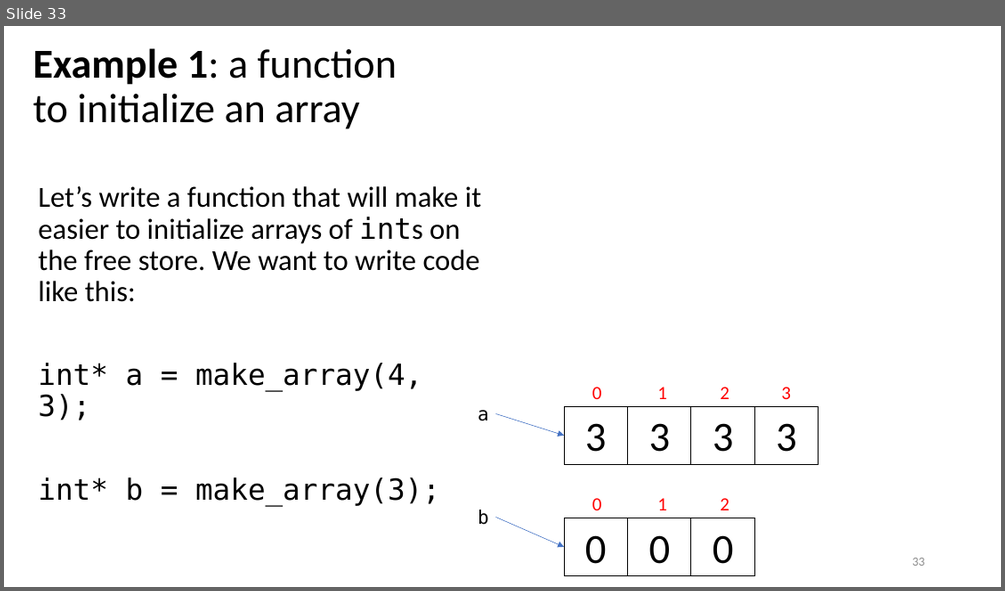
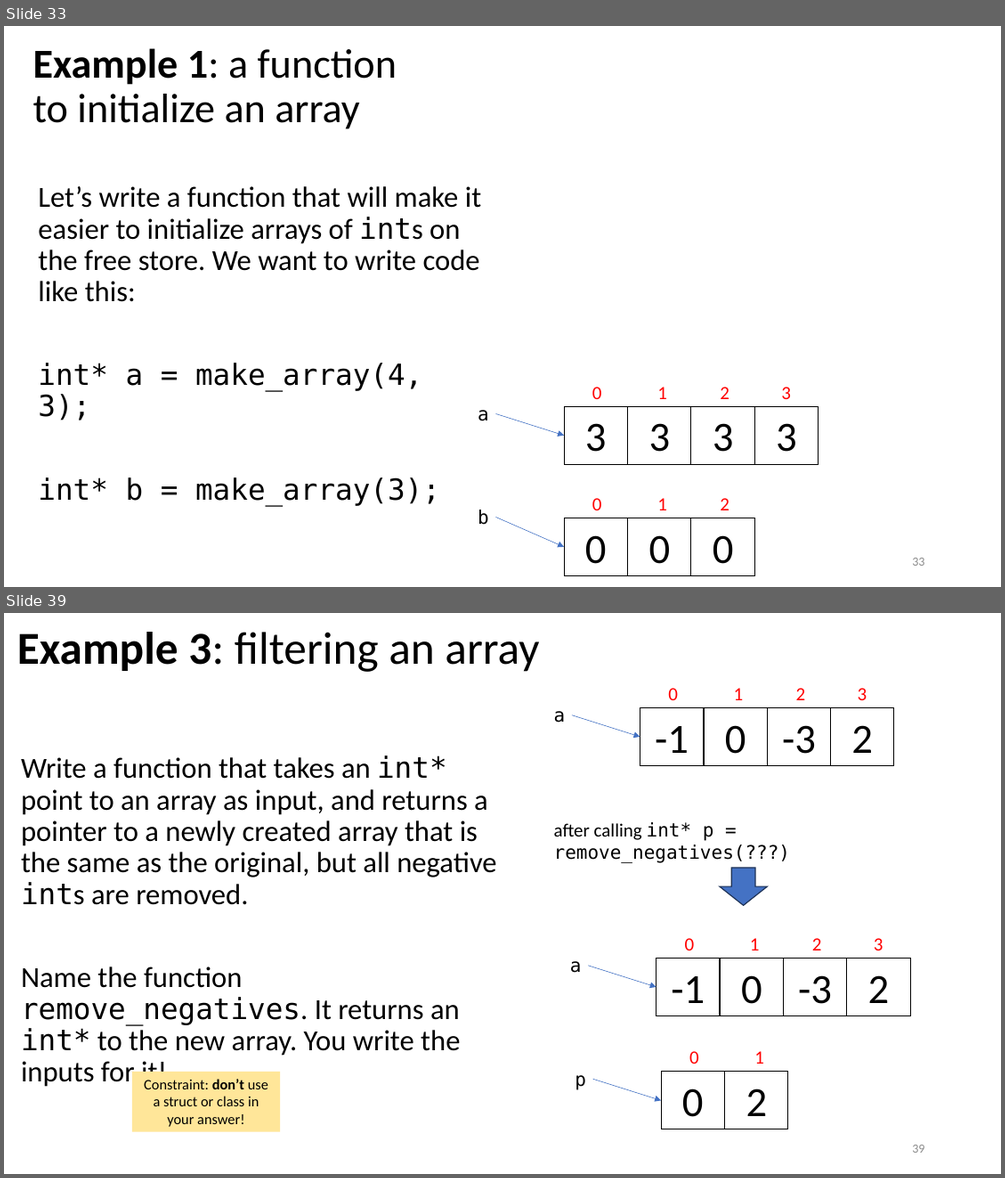
Before and after one commit to tjd1234/cmpt135spring2024, a slide deck: sample_code/week3/week3_cmpt135.pptx. Shown one above the other, each under a label of ours: slide 33 before the commit, slides 33 and 39 after it; the slides between them are not shown. The pictures are 1005x591 and 1005x1178 pixels, drawn with LibreOffice and Linux fonts; fonts in the diff are those of the drawing. Boxes give left, top, right and bottom in pixels: in the first picture for what was removed or moved away, otherwise in the second. Text is boxed around its words. In the diff, an @@ line names an element or a change of style, - is before the commit and + after.

```diff
--- a/sample_code/week3/week3_cmpt135.pptx
+++ b/sample_code/week3/week3_cmpt135.pptx
@@ slide 39 added at [4,613,1001,1174], background #FFFFFF @@
@@ title added at [17,632,539,672], 44 pt, text #000000 @@
+Example 3: filtering an array
@@ group added at [640,688,895,765]: 4 rectangles, 4 texts @@
+-1
+0
+-3
+2
+0
+1
+2
+3
@@ text added at [554,711,566,722], 18 pt, text #000000 @@
+a
@@ arrow added from (572, 715) to (640, 737), #4472C4 0.5 pt @@
@@ text added at [21,755,496,1089], 28 pt, text #000000 @@
+Write a function that takes an int* point to an array as input, and returns a pointer to a newly created array that is the same as the original, but all negative ints are removed.
+Name the function remove_negatives. It returns an int* to the new array. You write the inputs for it!
@@ text added at [554,822,790,863], 18 pt, text #000000 @@
+after calling int* p = remove_negatives(???)
@@ down arrow added at [720,868,768,905], fill #4472C4, outline #1E3256 1 pt @@
@@ group added at [656,938,910,1015]: 4 rectangles, 4 texts @@
+-1
+0
+-3
+2
+0
+1
+2
+3
@@ text added at [570,961,582,973], 18 pt, text #000000 @@
+a
@@ arrow added from (588, 965) to (656, 987), #4472C4 0.5 pt @@
@@ text added at [689,1051,699,1063], 18 pt, text #FF0000 @@
+0
@@ text added at [754,1051,764,1063], 18 pt, text #FF0000 @@
+1
@@ rectangle added at [132,1071,280,1132], fill #FFE699, 14 pt, text #000000 @@
+Constraint: don’t use a struct or class in your answer!
@@ text added at [574,1075,586,1090], 18 pt, text #000000 @@
+p
@@ arrow added from (593, 1078) to (662, 1101), #4472C4 0.5 pt @@
@@ rectangle added at [662,1071,725,1129], outline #000000 0.75 pt, 40 pt, text #000000 @@
+0
@@ rectangle added at [725,1071,788,1129], outline #000000 0.75 pt, 40 pt, text #000000 @@
+2
@@ page number added at [912,1144,924,1152], 12 pt, text #8C8C8C @@
+39
```
Also in this commit, not shown: 6 slides changed, 2 other slides added.
